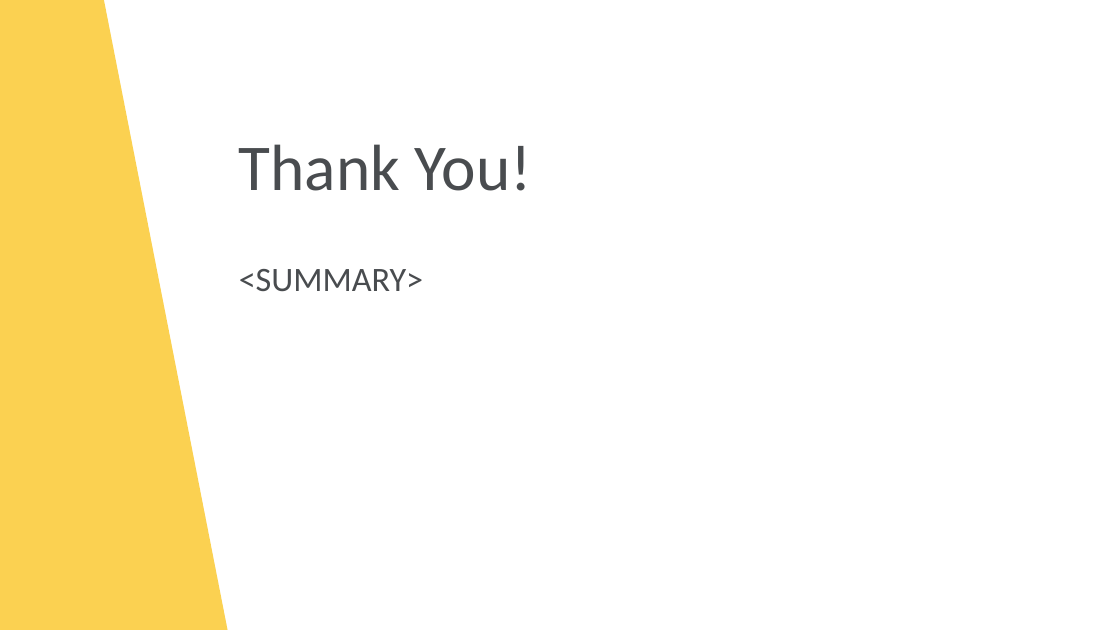
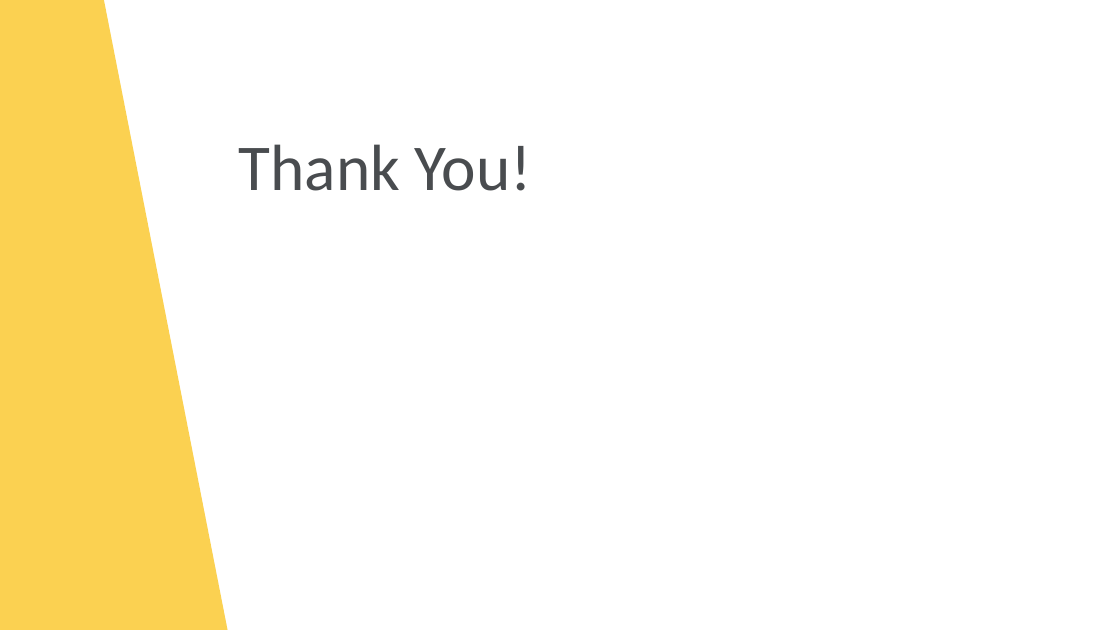
Before and after one commit to tschwebke/DDS6306-Group-Project-1, a slide deck: slide 12 of DS6306 Group Project 1.pptx. Drawn at 1120x630 pixels with LibreOffice and Linux fonts; fonts in the diff are those of the drawing; background and template pictures are left out. Boxes give left, top, right and bottom in pixels: in the first picture for what was removed or moved away, otherwise in the second. Text is boxed around its words. In the diff, an @@ line names an element or a change of style, - is before the commit and + after.

```diff
--- a/DS6306 Group Project 1.pptx
+++ b/DS6306 Group Project 1.pptx
@@ text removed at [239, 269, 423, 291] @@
-<SUMMARY>
```
Also in this commit, not shown: 2 other slides changed.
